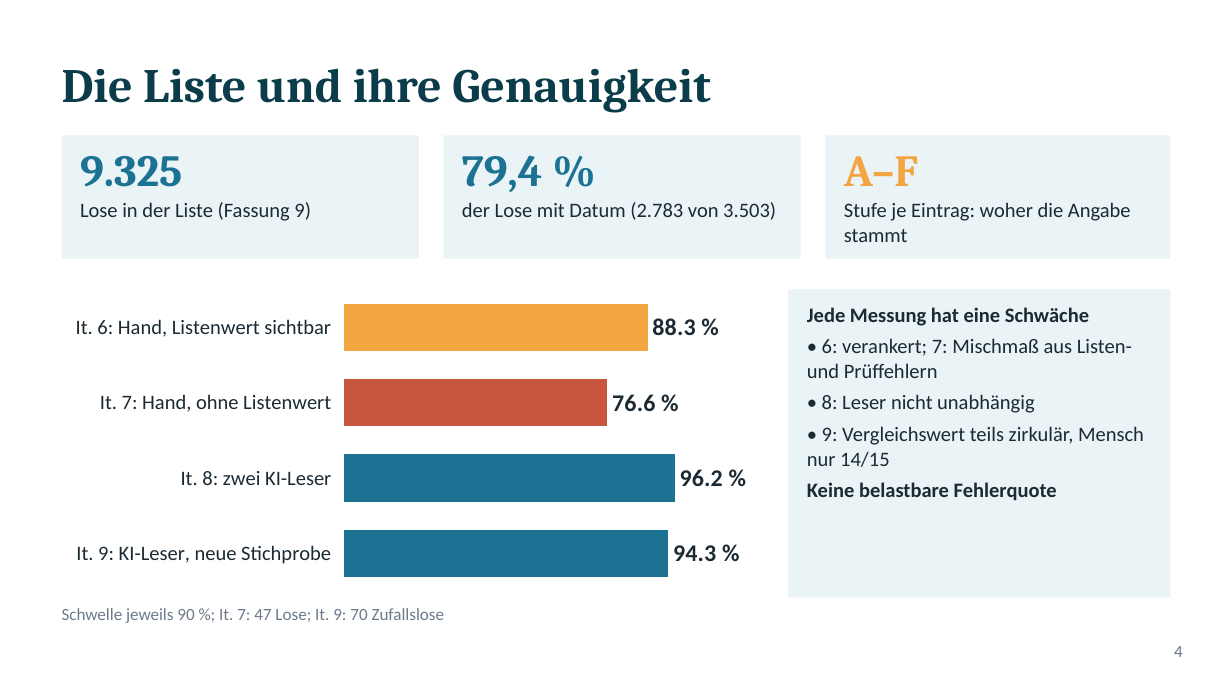
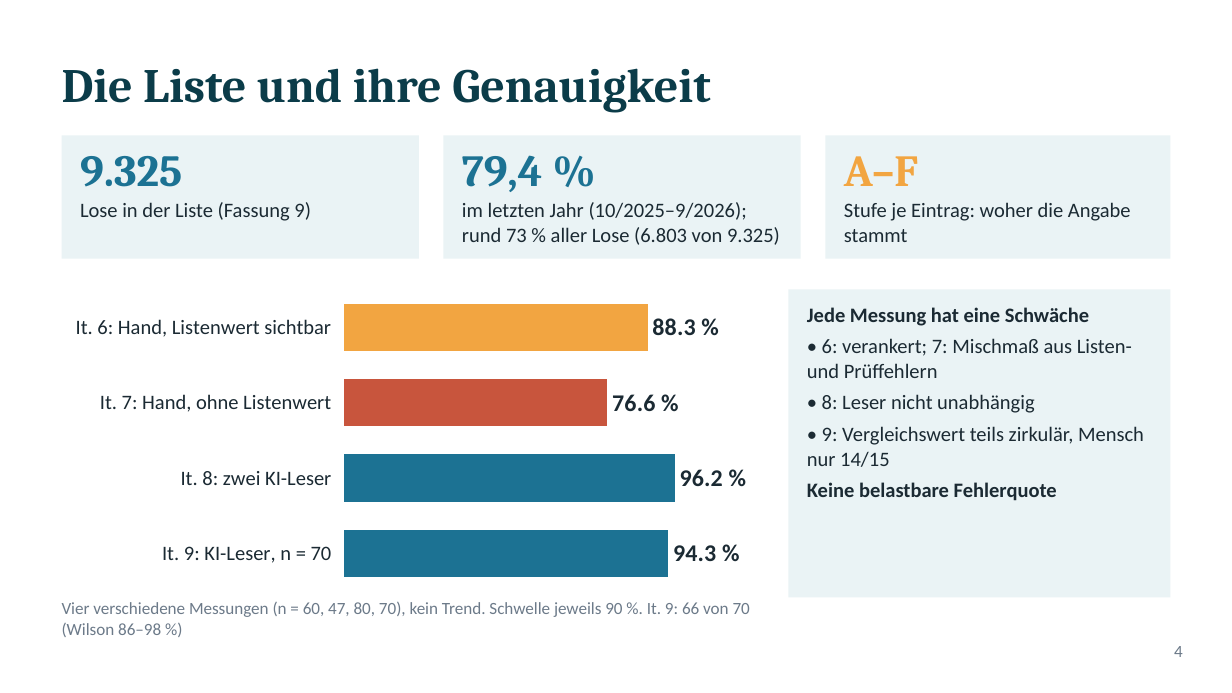
Before and after one commit to ludwigrichthammer9-web/vergabe_radar, a slide deck: slide 4 of docs/vortrag/vortrag_vergabe_radar.pptx. Drawn at 1232x693 pixels with LibreOffice and Linux fonts; fonts in the diff are those of the drawing. Boxes give left, top, right and bottom in pixels: in the first picture for what was removed or moved away, otherwise in the second. Text is boxed around its words. In the diff, an @@ line names an element or a change of style, - is before the commit and + after.

```diff
--- a/docs/vortrag/vortrag_vergabe_radar.pptx
+++ b/docs/vortrag/vortrag_vergabe_radar.pptx
@@ text at [462,202,780,245]: text changed @@
-der Lose mit Datum (2.783 von 3.503)
+im letzten Jahr (10/2025–9/2026); rund 73 % aller Lose (6.803 von 9.325)
@@ bar chart at [62,283,764,598] @@
-categories: It. 6: Hand, Listenwert sichtbar, It. 7: Hand, ohne Listenwert, It. 8: zwei KI-Leser, It. 9: KI-Leser, neue Stichprobe
+categories: It. 6: Hand, Listenwert sichtbar, It. 7: Hand, ohne Listenwert, It. 8: zwei KI-Leser, It. 9: KI-Leser, n = 70
@@ text at [62,602,750,637]: text changed @@
-Schwelle jeweils 90 %; It. 7: 47 Lose; It. 9: 70 Zufallslose
+Vier verschiedene Messungen (n = 60, 47, 80, 70), kein Trend. Schwelle jeweils 90 %. It. 9: 66 von 70 (Wilson 86–98 %)
```
Also in this commit, not shown: 5 other slides changed, 12 other files.
